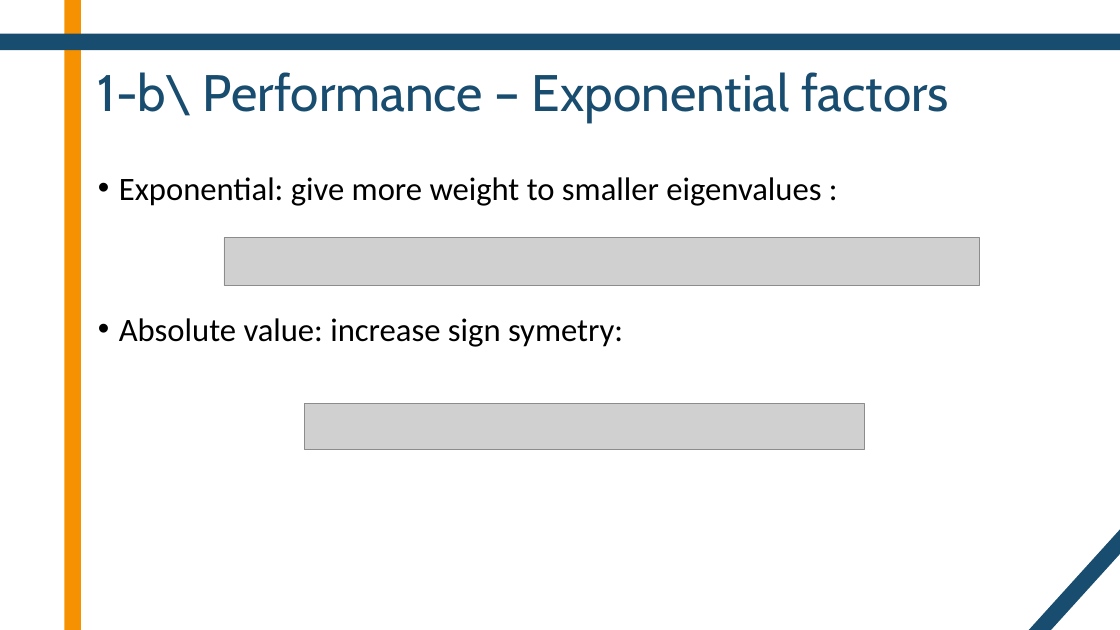
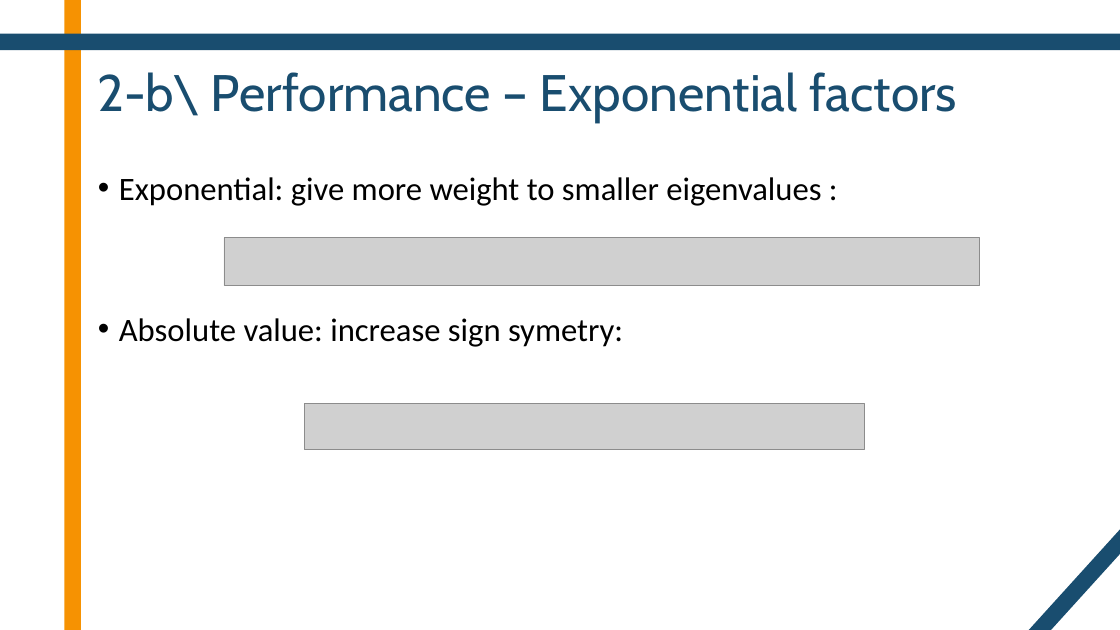
Before and after one commit to DentanJeremie/MAP583-Graph-Transformers, a slide deck: slide 8 of presentation/Presentation.pptx (slide 5 before the commit). Drawn at 1120x630 pixels with LibreOffice and Linux fonts; fonts in the diff are those of the drawing; grey boxes stand for pictures. Boxes give left, top, right and bottom in pixels: in the first picture for what was removed or moved away, otherwise in the second. Text is boxed around its words. In the diff, an @@ line names an element or a change of style, - is before the commit and + after.

```diff
--- a/presentation/Presentation.pptx
+++ b/presentation/Presentation.pptx
@@ title at (98,72,957,122): text changed @@
-1-b\ Performance – Exponential factors
+2-b\ Performance – Exponential factors
```
Also in this commit, not shown: 8 other slides changed, 2 other files.
